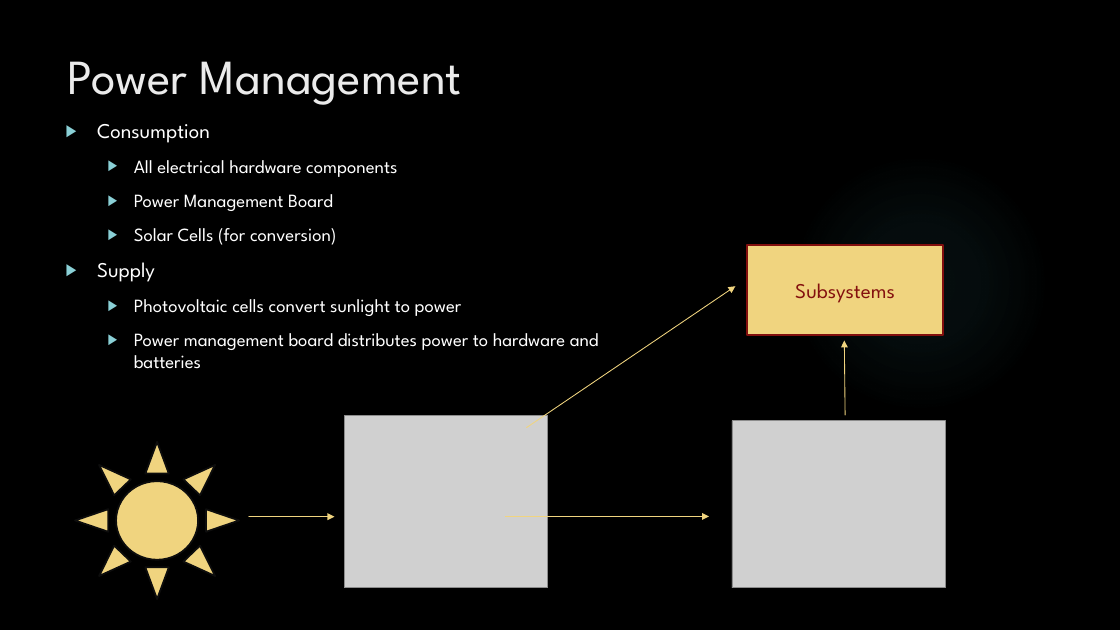
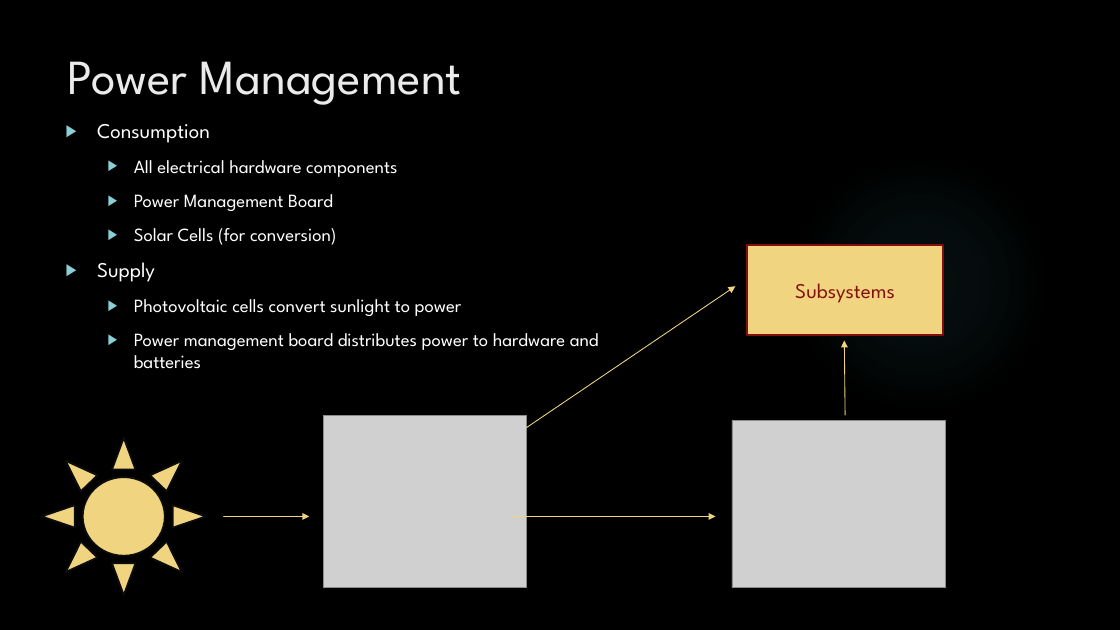
Before and after one commit to HASP-UMN/CubeSat, a slide deck: slide 28 of Presentations/PDR_Presentation.pptx (slide 27 before the commit). Drawn at 1120x630 pixels with LibreOffice and Linux fonts; fonts in the diff are those of the drawing; grey boxes stand for pictures; background and template pictures are left out. Boxes give left, top, right and bottom in pixels: in the first picture for what was removed or moved away, otherwise in the second. Text is boxed around its words. In the diff, an @@ line names an element or a change of style, - is before the commit and + after.

Commit message:
Added Hardware and cost to Power Management Slides

```diff
--- a/Presentations/PDR_Presentation.pptx
+++ b/Presentations/PDR_Presentation.pptx
@@ picture: place and size @@
-picture at <box>344,415,548,588</box>
+picture at <box>323,415,527,588</box>
@@ sun: place and size @@
-sun at <box>75,442,239,599</box>
+sun at <box>42,438,206,595</box>
@@ arrow moved from (249, 517) - (334, 517) to (223, 517) - (309, 517) @@
@@ arrow moved from (506, 517) - (709, 517) to (512, 517) - (716, 517) @@
```
Also in this commit, not shown: 1 slide added.
